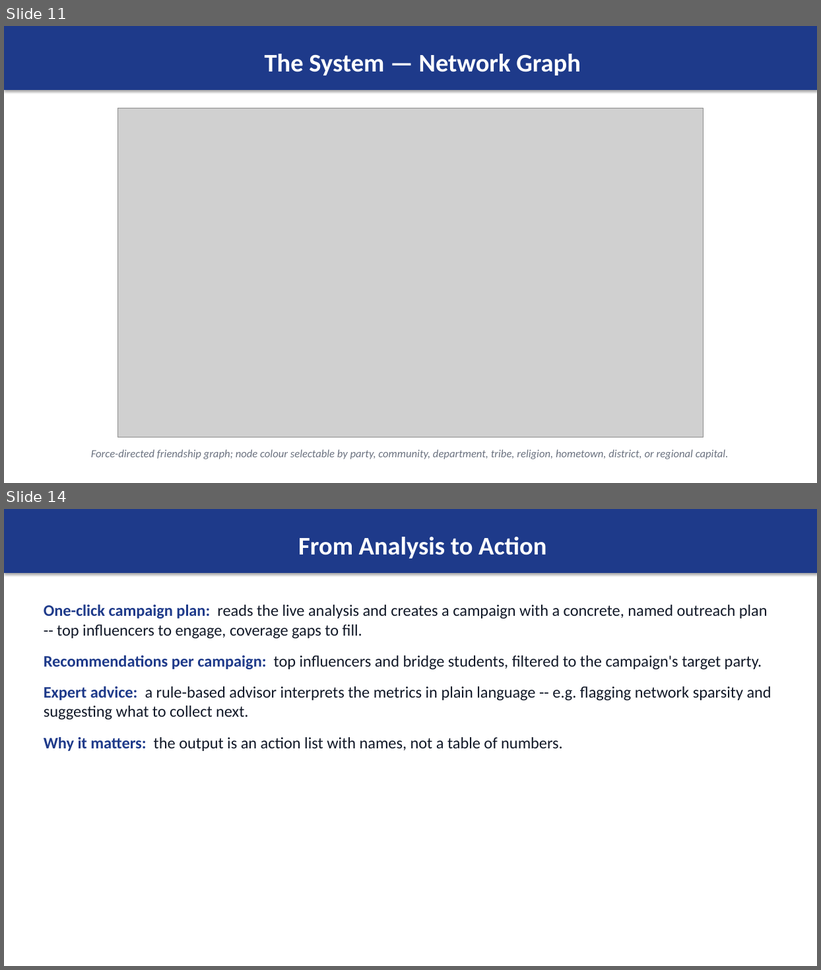
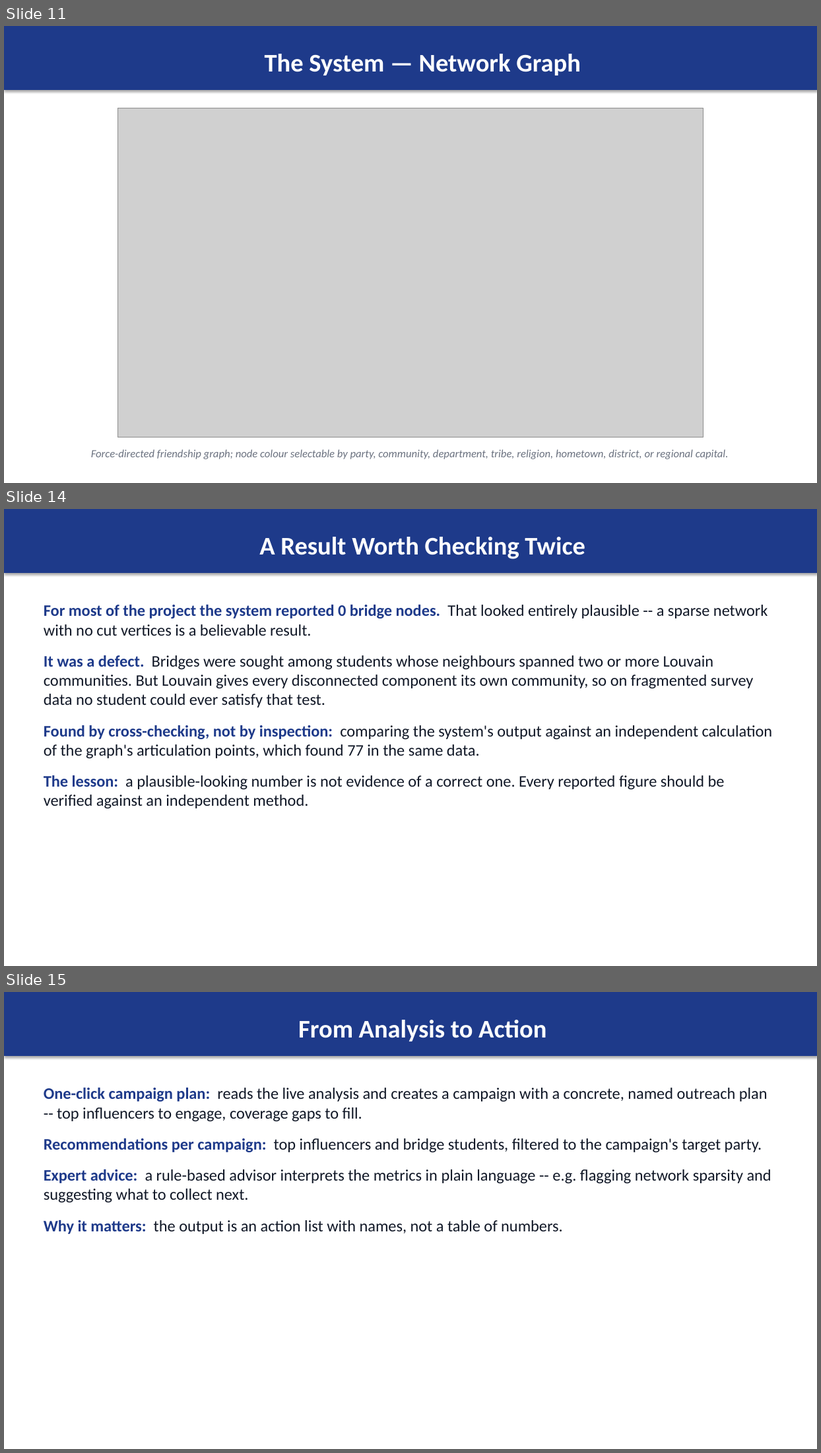
Before and after one commit to Kwakubenzy/UTAS_SNA_System, a slide deck: docs/UTAS_SNA_Defense_Presentation.pptx. Shown one above the other, each under a label of ours: slides 11 and 14 before the commit, slides 11, 14 and 15 after it; the slides between them are not shown. The pictures are 821x970 and 821x1453 pixels, drawn with LibreOffice and Linux fonts; fonts in the diff are those of the drawing; grey boxes stand for pictures. Boxes give left, top, right and bottom in pixels: in the first picture for what was removed or moved away, otherwise in the second. Text is boxed around its words. In the diff, an @@ line names an element or a change of style, - is before the commit and + after.

```diff
--- a/docs/UTAS_SNA_Defense_Presentation.pptx
+++ b/docs/UTAS_SNA_Defense_Presentation.pptx
@@ slide 14 added at (4, 509, 817, 966), background #FFFFFF @@
@@ rectangle added at (4, 509, 817, 573), fill #1E3A8A, 30 pt, text #FFFFFF, bold @@
+A Result Worth Checking Twice
@@ text added at (44, 605, 772, 809), 19 pt, text #111827 @@
+For most of the project the system reported 0 bridge nodes. That looked entirely plausible -- a sparse network with no cut vertices is a believable result.
+It was a defect. Bridges were sought among students whose neighbours spanned two or more Louvain communities. But Louvain gives every disconnected component its own community, so on fragmented survey data no student could ever satisfy that test.
+Found by cross-checking, not by inspection: comparing the system's output against an independent calculation of the graph's articulation points, which found 77 in the same data.
+The lesson: a plausible-looking number is not evidence of a correct one. Every reported figure should be verified against an independent method.
@@ what was slide 14 is now slide 15 @@
```
Also in this commit, not shown: 5 slides changed, 1 other file.
